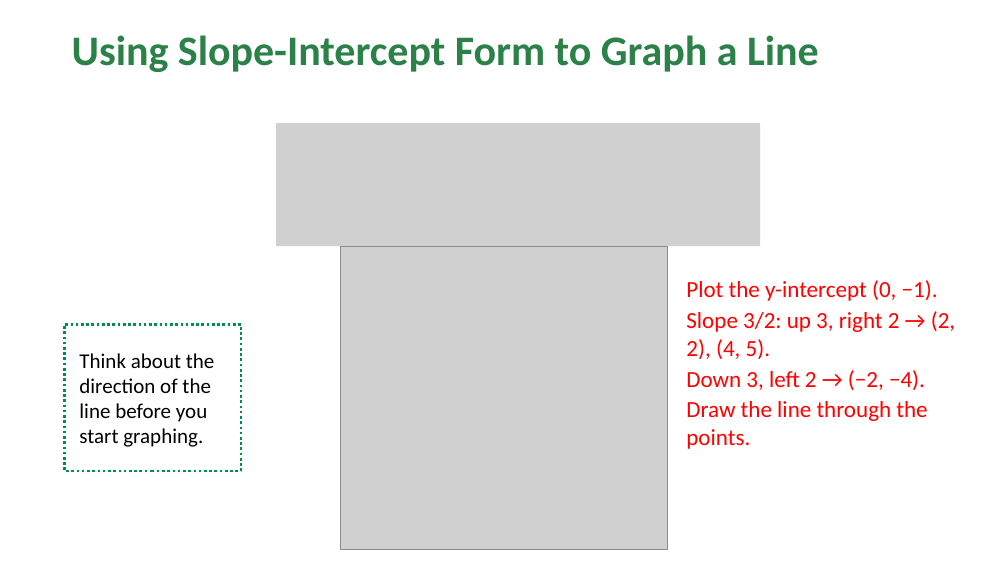
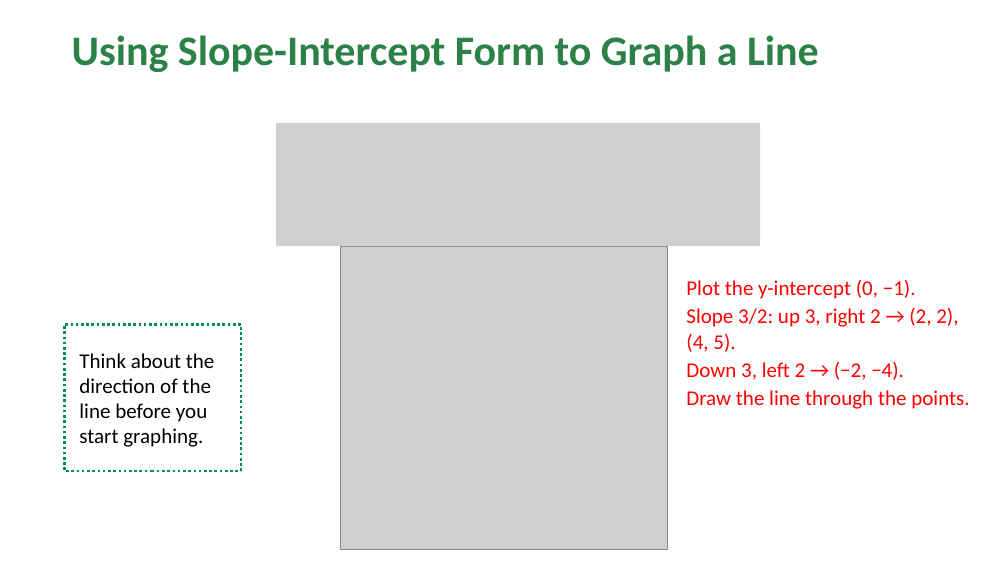
Before and after one commit to Apolloat2022/Algebra1M2U1L4, a slide deck: slide 14 of lesson5/BLMathematics_AlgI_M2_T1_L5_LessonSlides_ENG_with_answers.pptx. Drawn at 1008x567 pixels with LibreOffice and Linux fonts; fonts in the diff are those of the drawing; grey boxes stand for pictures; background and template pictures are left out. Boxes give left, top, right and bottom in pixels: in the first picture for what was removed or moved away, otherwise in the second. Text is boxed around its words. In the diff, an @@ line names an element or a change of style, - is before the commit and + after.

```diff
--- a/lesson5/BLMathematics_AlgI_M2_T1_L5_LessonSlides_ENG_with_answers.pptx
+++ b/lesson5/BLMathematics_AlgI_M2_T1_L5_LessonSlides_ENG_with_answers.pptx
@@ text "Plot the y-intercept (0, −1)." at [686, 280, 969, 409]: size 22 to 20 pt @@
```
Also in this commit, not shown: 9 other slides changed, 1 other file.
